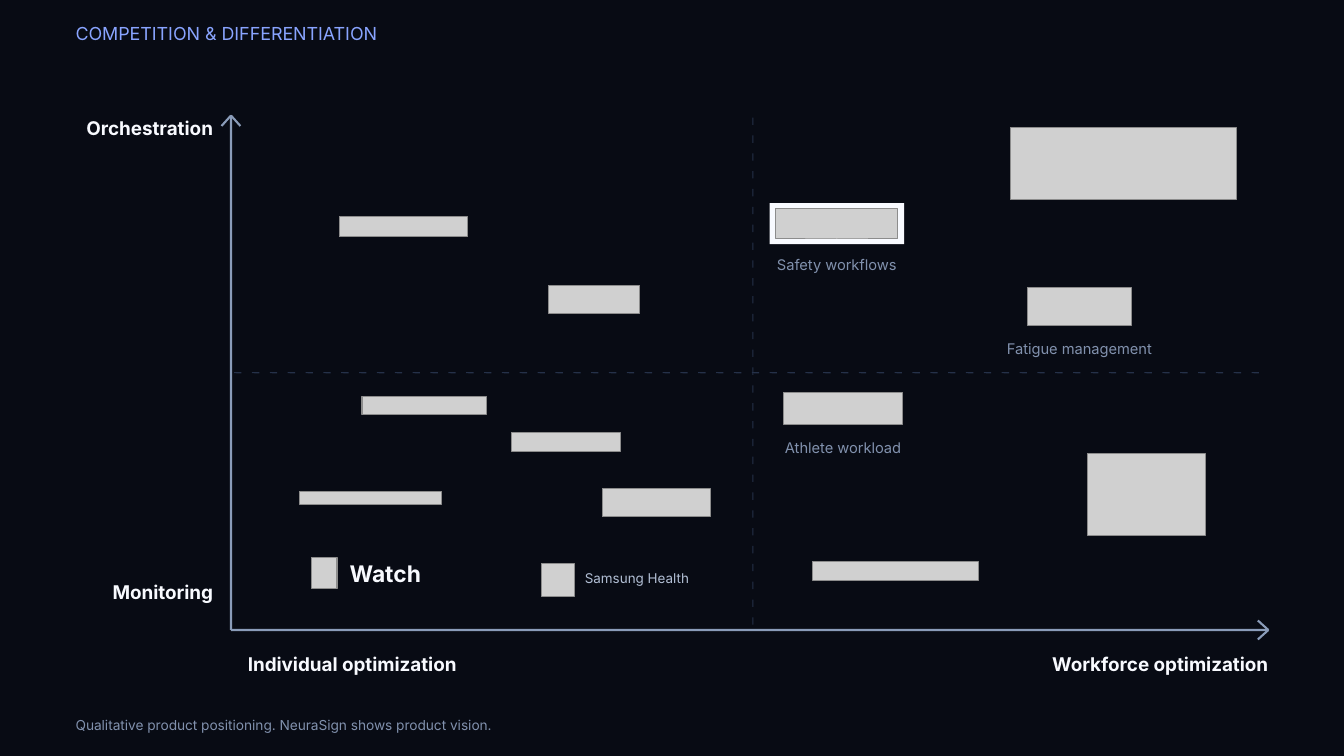
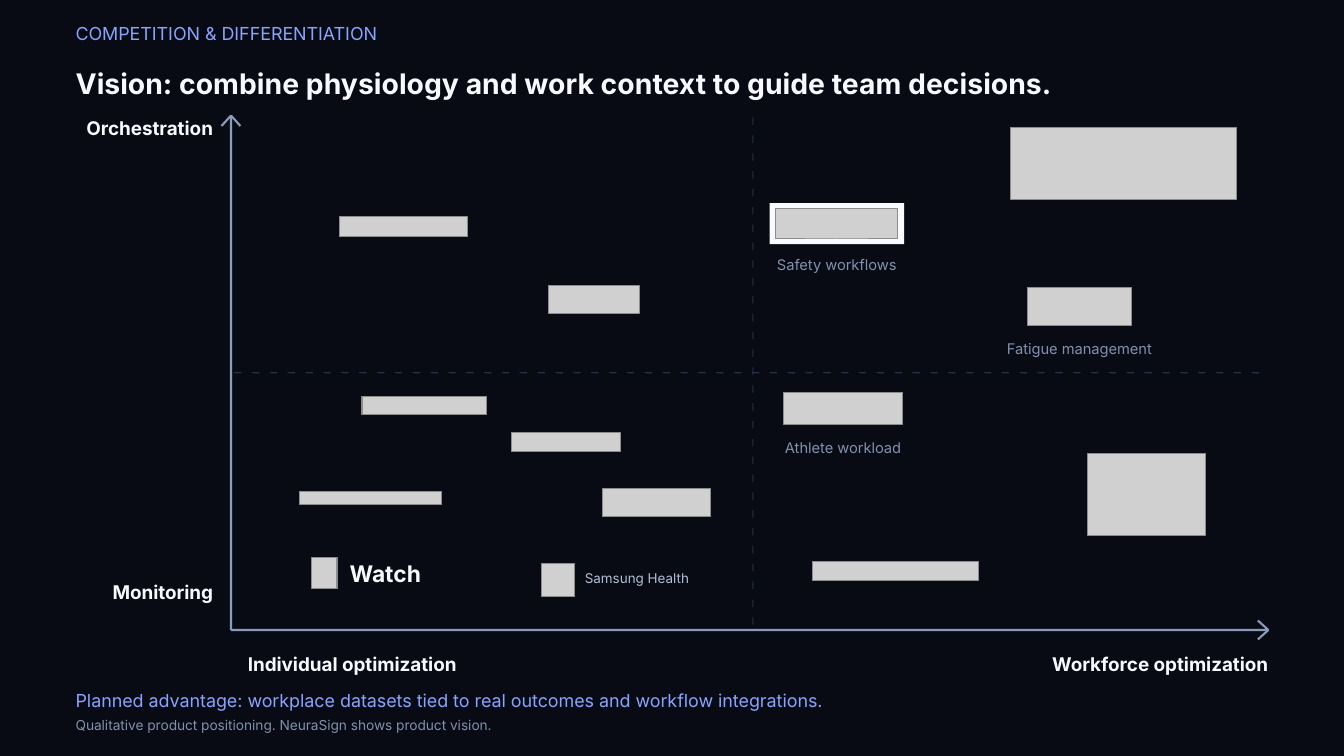
Before and after one commit to Guayamose/Neurasign, a slide deck: slide 10 of presentation/NeuraSign_Pitch.pptx (slide 9 before the commit). Drawn at 1344x756 pixels with LibreOffice and Linux fonts; fonts in the diff are those of the drawing; grey boxes stand for pictures. Boxes give left, top, right and bottom in pixels: in the first picture for what was removed or moved away, otherwise in the second. Text is boxed around its words. In the diff, an @@ line names an element or a change of style, - is before the commit and + after.

```diff
--- a/presentation/NeuraSign_Pitch.pptx
+++ b/presentation/NeuraSign_Pitch.pptx
@@ text added at box(76, 72, 1051, 100), 20.2 pt, text #F8FAFF, bold @@
+Vision: combine physiology and work context to guide team decisions.
@@ text added at box(76, 693, 823, 711), 12.8 pt, text #89A4FF @@
+Planned advantage: workplace datasets tied to real outcomes and workflow integrations.
```
Also in this commit, not shown: 5 other slides changed, 1 slide added, 1 other file.
